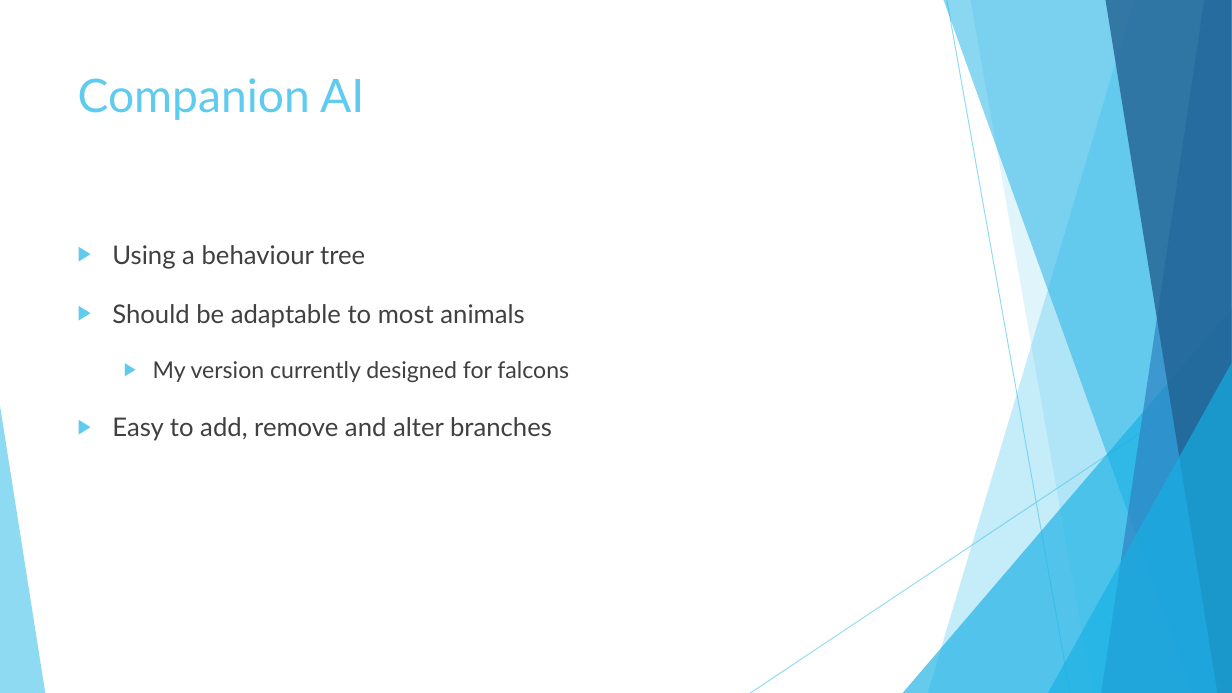
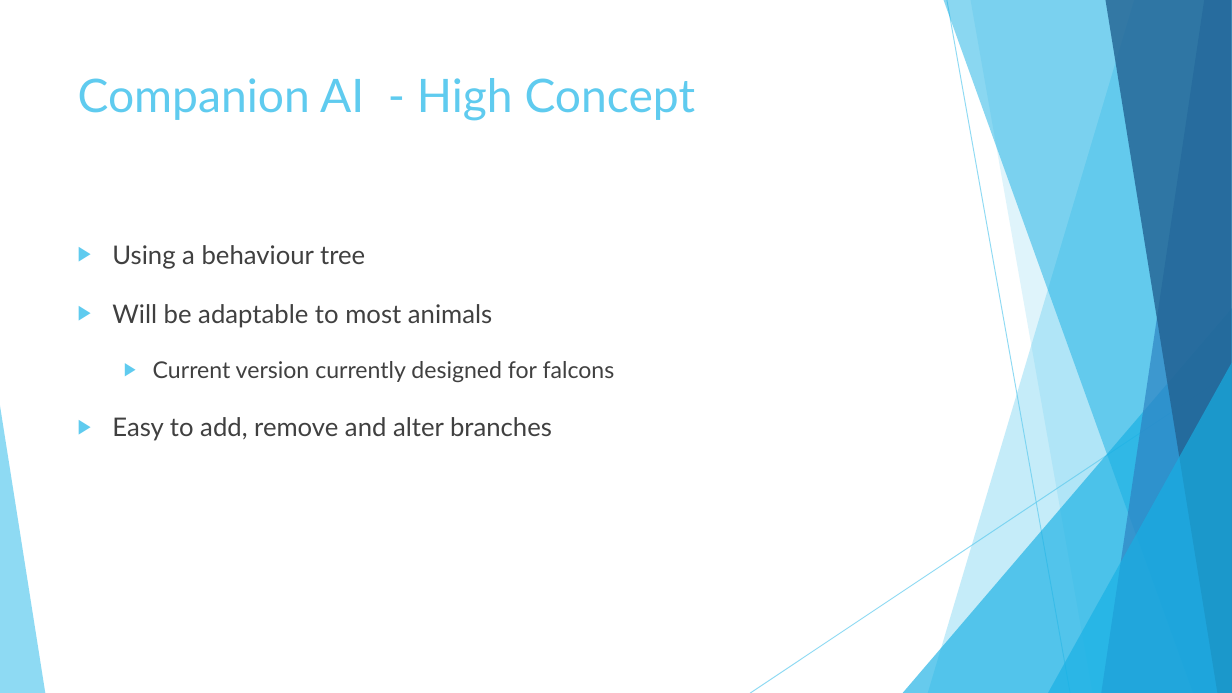
Before and after one commit to MaddieK19/comp230-pre-production, a slide deck: slide 9 of Proposal/Slides.pptx (slide 4 before the commit). Drawn at 1232x693 pixels with LibreOffice and Linux fonts; fonts in the diff are those of the drawing. Boxes give left, top, right and bottom in pixels: in the first picture for what was removed or moved away, otherwise in the second. Text is boxed around its words. In the diff, an @@ line names an element or a change of style, - is before the commit and + after.

Commit message:
Presentation stuff

```diff
--- a/Proposal/Slides.pptx
+++ b/Proposal/Slides.pptx
@@ title at (78, 78, 696, 121): text changed @@
-Companion AI
+Companion AI - High Concept
@@ text at (112, 304, 615, 382): text changed @@
-▶ Should be adaptable to most animals
-  ▶ My version currently designed for falcons
+▶ Will be adaptable to most animals
+  ▶ Current version currently designed for falcons
```
Also in this commit, not shown: 2 other slides changed, 8 slides added, 1 slide removed, 3 other files.
